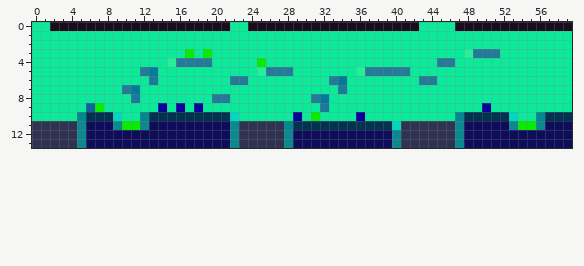
A pixel-art sprite gets an edit: res/lvls/9.png. The picture above is the old version.
The file is 60x14 pixels. Colours within 5 levels of each other are drawn and written as one.
Once edited:
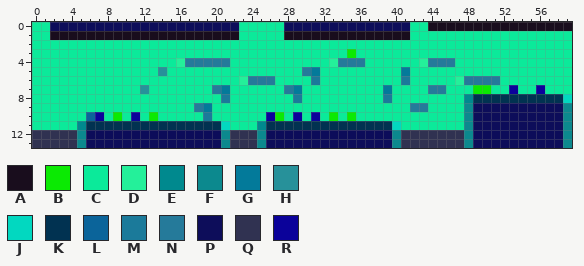
Palette (. is transparent): A #190d1d  B #0bea03  C #0bea9a  D #24f09a  E #00898e  F #0c898e  G #037a9a  H #27919a  J #02d8c0  K #013251  L #0b649a  M #1b7a9a  N #257a9a  P #0d0d5a  Q #303251  R #0b029a
Changes in this commit:
Changed rows in their new state; - is an unchanged pixel.
first column x 0:
 0 --PPPPPPPPPPPPPPPPPPPPP-CCCCPPPPPPPPPPPPPPC-AAA-------------
 1 --AAAAAAAAAAAAAAAAAAAAA-----AAAAAAAAAAAAAA------------------
 3 -----------------C-C---------------B------------CCCC--------
 4 ---------------CD---NN---C-------DNNN------DN---------------
 5 ------------CCH----------CCCC-NG----CCCCCG------------------
 6 -------------C--------CDNNN----M-CC------M-CC--DNNNN--------
 7 ----------CCH-------NG------NG----C----G----NN---BB--R--R---
 8 -----------C--------CM-------M-CC------M--------EKKKKKKKKKKJ
 9 ------CC------C-C-NG------------C---------NN----FPPPPPPPPPPF
10 -----CLRCB-RCBCCCCCMCCC---RB---R-B-BC----------CFPPPPPPPPPPF
11 CCCCCEKKKKKKKKKKKKKKKJCCCEKKK------------CCCCCCCF----PPPP--F
12 ---------------------FQ--FPPP------------------QF----------F
13 ---------------------FQ--FPPP------------------QF----------F
Pixel boxes of the changes (left, top, right, bottom) in both pictures:
changed: (32, 22, 572, 148)
